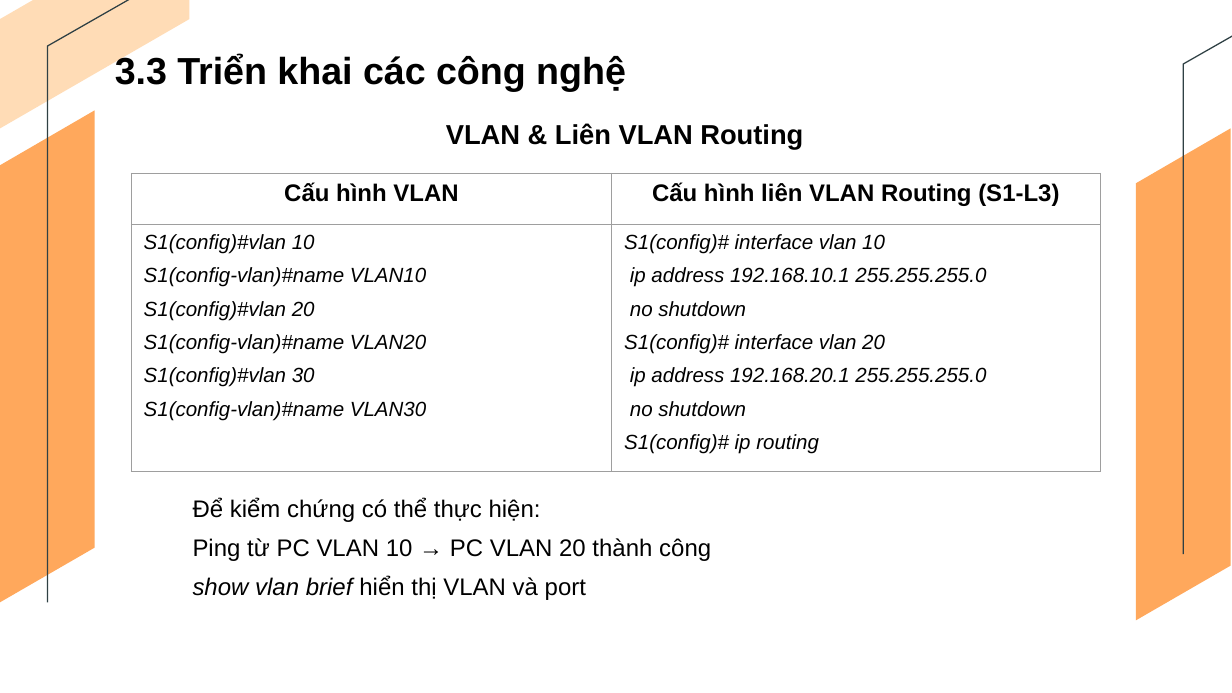
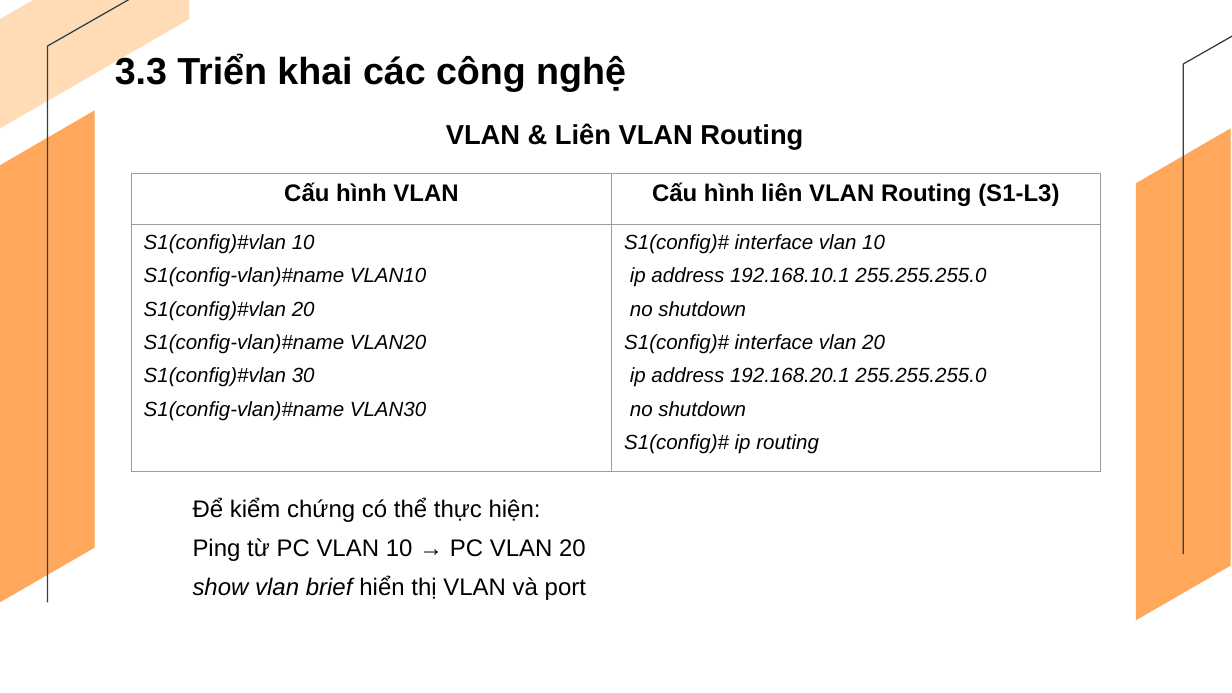
Before and after one commit to TrangThanhHieu/tn-da21ttb-110121023-trangthanhhieu-xaydungmohinhmangwanbaomattoiuuhieusuat-cpt, a slide deck: slide 18 of docs/110121023_TrangThanhHieu_Da21TTB.pptx. Drawn at 1232x693 pixels with LibreOffice and Linux fonts; fonts in the diff are those of the drawing. Boxes give left, top, right and bottom in pixels: in the first picture for what was removed or moved away, otherwise in the second. Text is boxed around its words. In the diff, an @@ line names an element or a change of style, - is before the commit and + after.

```diff
--- a/docs/110121023_TrangThanhHieu_Da21TTB.pptx
+++ b/docs/110121023_TrangThanhHieu_Da21TTB.pptx
@@ text at [193,538,586,561]: text changed @@
-Ping từ PC VLAN 10 → PC VLAN 20 thành công
+Ping từ PC VLAN 10 → PC VLAN 20
```
Also in this commit, not shown: 8 other slides changed, 3 other files.
